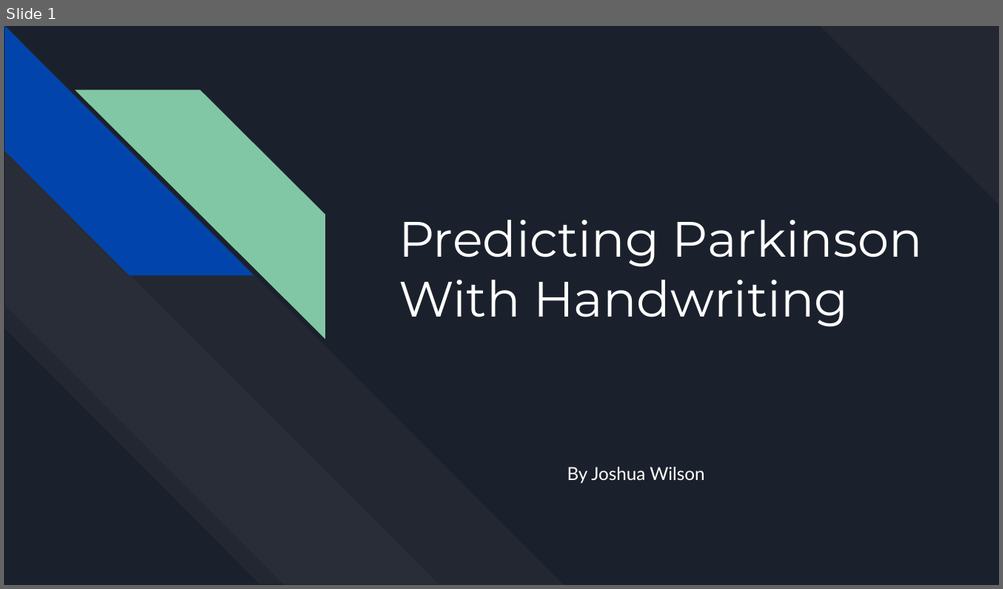
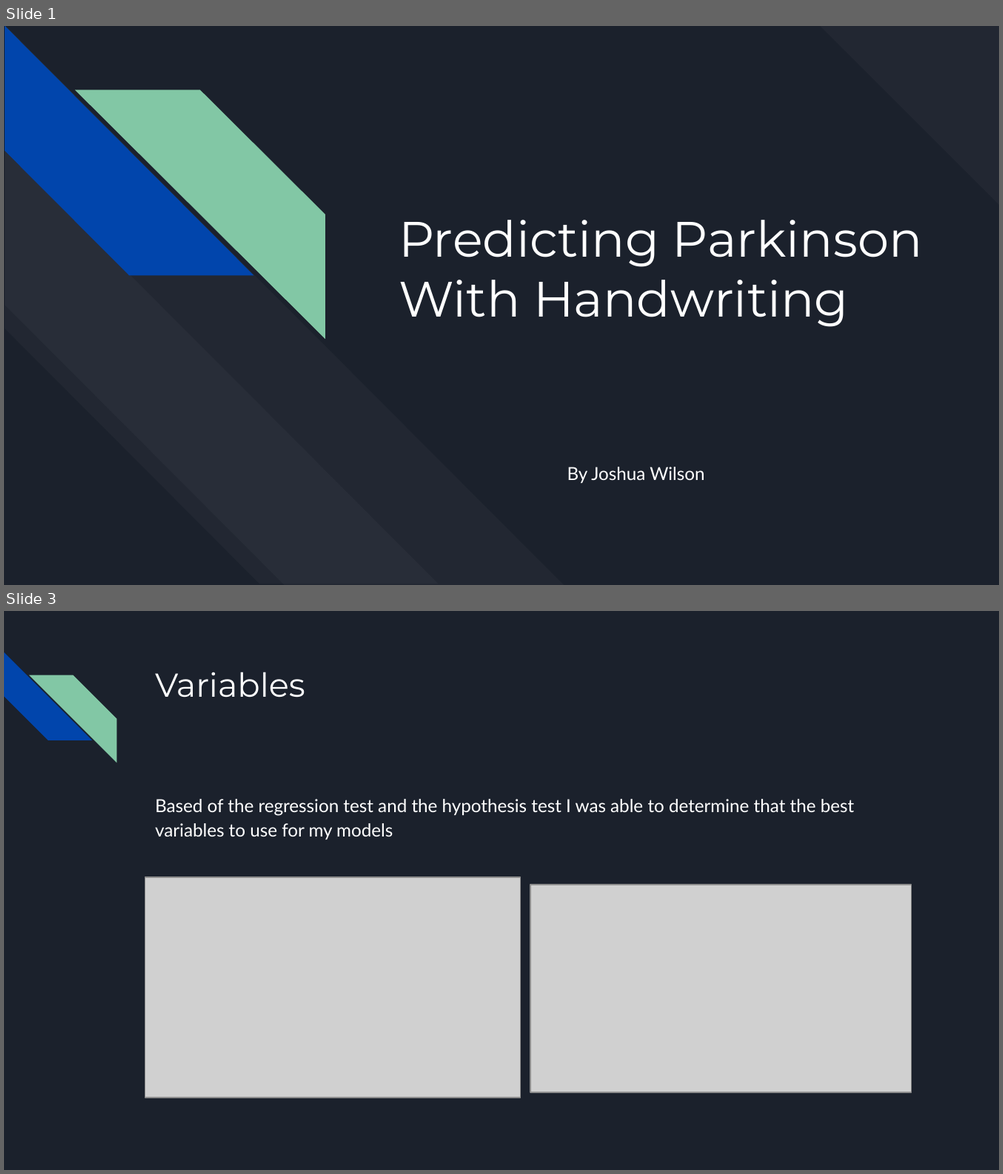
Before and after one commit to jwwils/Parkinsons_Data, a slide deck: Predicting Parkinson With Handwritting.pptx. Shown one above the other, each under a label of ours: slide 1 before the commit, slides 1 and 3 after it; the slides between them are not shown. The pictures are 1003x589 and 1003x1174 pixels, drawn with LibreOffice and Linux fonts; fonts in the diff are those of the drawing; grey boxes stand for pictures. Boxes give left, top, right and bottom in pixels: in the first picture for what was removed or moved away, otherwise in the second. Text is boxed around its words. In the diff, an @@ line names an element or a change of style, - is before the commit and + after.

```diff
--- a/Predicting Parkinson With Handwritting.pptx
+++ b/Predicting Parkinson With Handwritting.pptx
@@ slide 3 added at (4, 611, 999, 1170), background #1B212C @@
@@ diag stripe added at (4, 652, 91, 741), fill #0145AC @@
@@ diag stripe added at (29, 675, 116, 762), fill #82C7A5 @@
@@ title added at (155, 672, 305, 698), 24 pt, text #FFFFFF @@
+Variables
@@ text added at (155, 799, 854, 840), 13 pt, text #FFFFFF @@
+Based of the regression test and the hypothesis test I was able to determine that the best variables to use for my models
@@ picture added at (145, 877, 521, 1099) @@
@@ picture added at (530, 885, 911, 1092) @@
```
Also in this commit, not shown: 7 other slides added, 13 slides removed.
